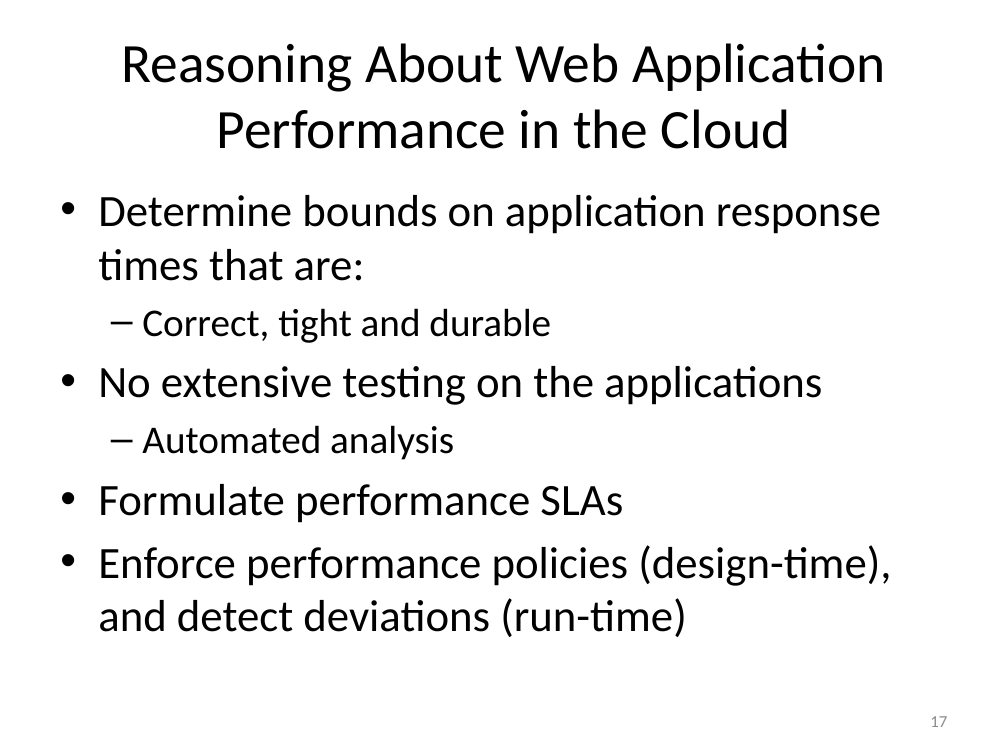
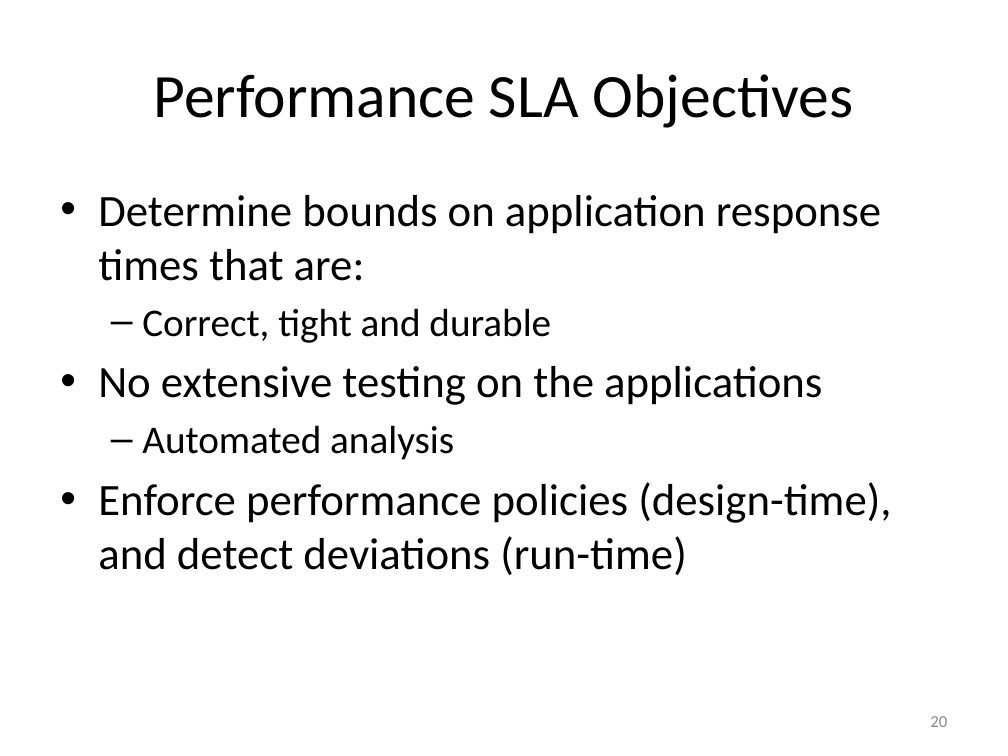
Before and after one commit to Dithn/eager-appscale, a slide deck: slide 20 of Eager/elk-experiment/appserver/system_design.pptx (slide 17 before the commit). Drawn at 1008x756 pixels with LibreOffice and Linux fonts; fonts in the diff are those of the drawing. Boxes give left, top, right and bottom in pixels: in the first picture for what was removed or moved away, otherwise in the second. Text is boxed around its words. In the diff, an @@ line names an element or a change of style, - is before the commit and + after.

```diff
--- a/Eager/elk-experiment/appserver/system_design.pptx
+++ b/Eager/elk-experiment/appserver/system_design.pptx
@@ title at <box>153,74,854,128</box>: text changed; size 39.6 to 44 pt @@
-Reasoning About Web Application Performance in the Cloud
+Performance SLA Objectives
@@ text at <box>98,484,623,523</box>: paragraph removed @@
-• Formulate performance SLAs
@@ page number at <box>930,716,947,727</box>: text changed @@
-17
+20
```
Also in this commit, not shown: 9 other slides changed, 4 slides added.
